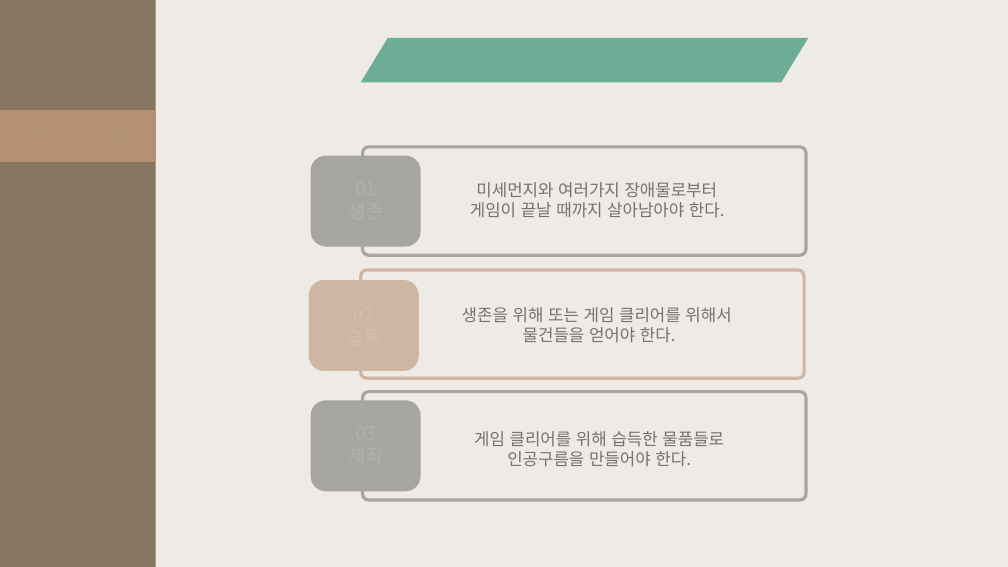
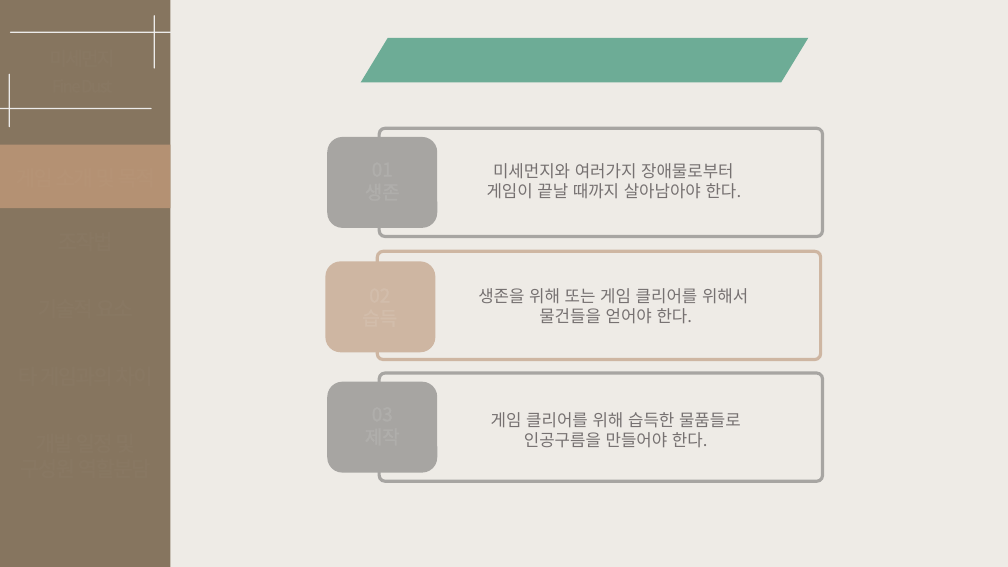
Before and after one commit to goldsun119/Graduation-Project, a slide deck: slide 4 of Document/1206 기획발표자료_03.pptx (slide 5 before the commit). Drawn at 1008x567 pixels with LibreOffice and Linux fonts; fonts in the diff are those of the drawing. Boxes give left, top, right and bottom in pixels: in the first picture for what was removed or moved away, otherwise in the second. Text is boxed around its words. In the diff, an @@ line names an element or a change of style, - is before the commit and + after.

```diff
--- a/Document/1206 기획발표자료_03.pptx
+++ b/Document/1206 기획발표자료_03.pptx
@@ rectangle: place and size @@
-rectangle at (0, 0, 156, 567)
+rectangle at (0, 0, 170, 567)
@@ line added from (154, 16) to (154, 68), #F2F2F2 1.25 pt @@
@@ line added from (170, 33) to (11, 33), #F2F2F2 1.25 pt @@
@@ text at (155, 46, 1008, 83): text changed @@
-미 세 먼 지
+컨텐츠
@@ line added from (9, 74) to (9, 126), #F2F2F2 1.25 pt @@
@@ line added from (151, 109) to (0, 109), #F2F2F2 1.25 pt @@
@@ rectangle: place and size @@
-rectangle at (0, 110, 156, 162)
+rectangle at (0, 144, 170, 208)
@@ 6 rounded rectangles, 3 texts: place and size @@
-6 rounded rectangles, 3 texts at (309, 147, 807, 500)
+6 rounded rectangles, 3 texts at (325, 129, 823, 481)
```
Also in this commit, not shown: 5 other slides changed, 4 slides added, 5 slides removed, 2 other files.
